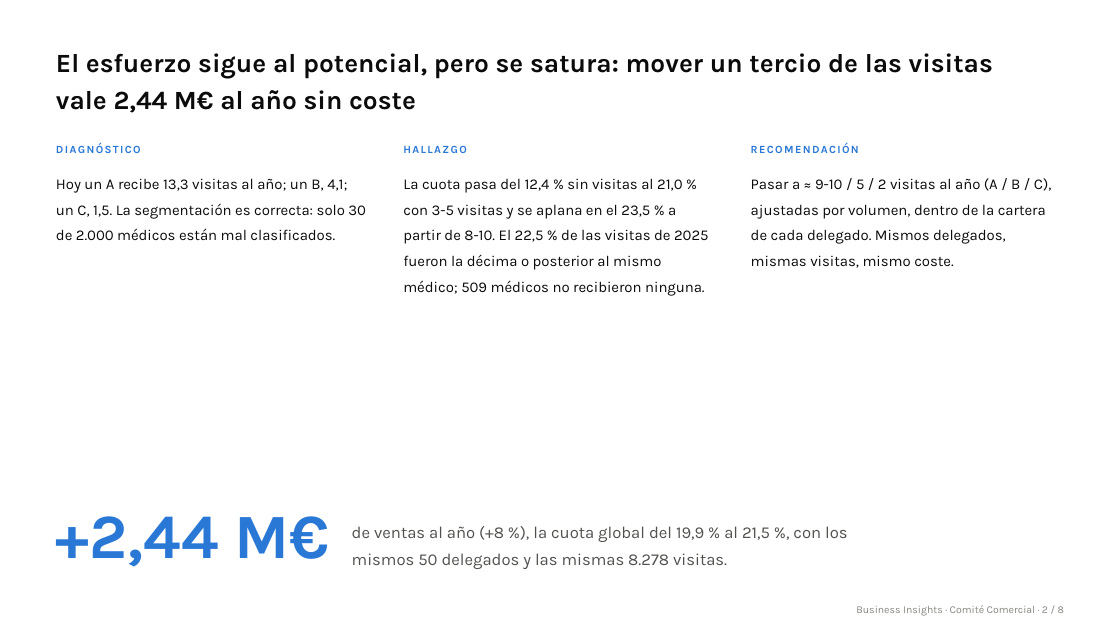
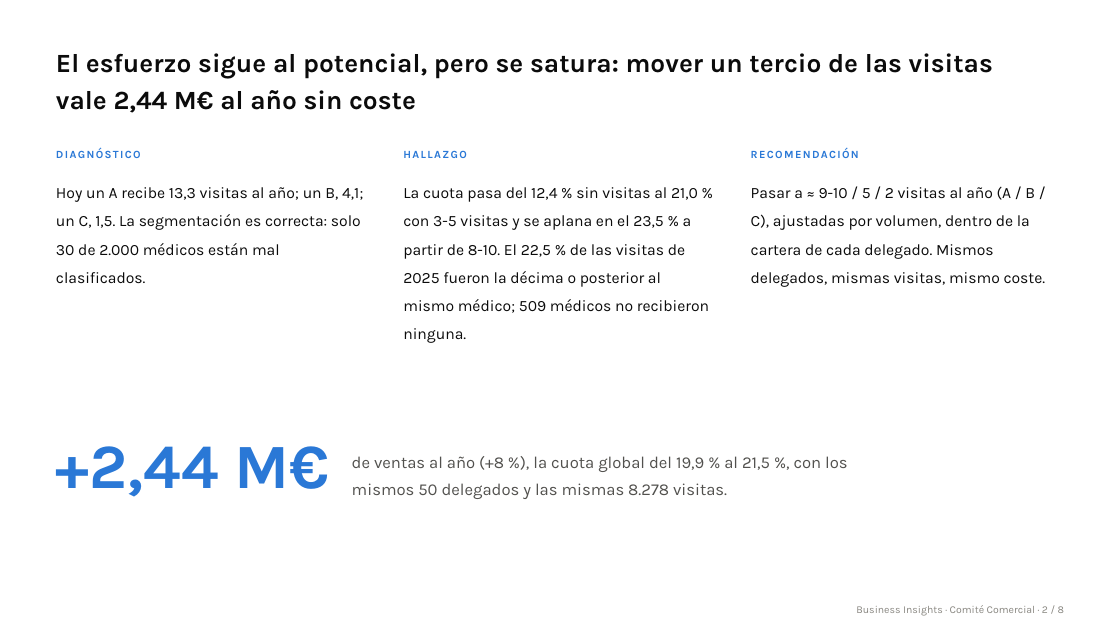
Before and after one commit to rpuenteaddiuva/caso-fuerza-comercial-pharma, a slide deck: slide 2 of entregables/presentacion_comite_comercial.pptx. Drawn at 1120x630 pixels with LibreOffice and Linux fonts; fonts in the diff are those of the drawing. Boxes give left, top, right and bottom in pixels: in the first picture for what was removed or moved away, otherwise in the second. Text is boxed around its words. In the diff, an @@ line names an element or a change of style, - is before the commit and + after.

```diff
--- a/entregables/presentacion_comite_comercial.pptx
+++ b/entregables/presentacion_comite_comercial.pptx
@@ 3 texts: place and size @@
-3 texts at <box>56,143,859,153</box>
+3 texts at <box>56,148,859,158</box>
@@ text "Hoy un A recibe 13,3 ...": place and size @@
-text "Hoy un A recibe 13,3 ..." at <box>56,178,366,240</box>
+text "Hoy un A recibe 13,3 ..." at <box>56,187,363,283</box>
@@ text "La cuota pasa del 12,4 ...": place and size @@
-text "La cuota pasa del 12,4 ..." at <box>403,178,708,296</box>
+text "La cuota pasa del 12,4 ..." at <box>403,187,709,343</box>
@@ size 12.8 to 13.5 pt; line spacing 1.45 to 1.5 in 3 elements at <box>56,187,363,283</box>, <box>403,187,709,343</box>, <box>751,186,1046,287</box> @@
@@ text "Pasar a ≈ 9-10 / ...": place and size @@
-text "Pasar a ≈ 9-10 / ..." at <box>751,178,1052,268</box>
+text "Pasar a ≈ 9-10 / ..." at <box>751,186,1046,287</box>
@@ text "+2,44 M€": place and size @@
-text "+2,44 M€" at <box>56,516,330,567</box>
+text "+2,44 M€" at <box>56,446,330,497</box>
@@ text "de ventas al año (+8 ...": place and size @@
-text "de ventas al año (+8 ..." at <box>352,526,848,569</box>
+text "de ventas al año (+8 ..." at <box>352,456,848,499</box>
```
Also in this commit, not shown: 5 other slides changed.
